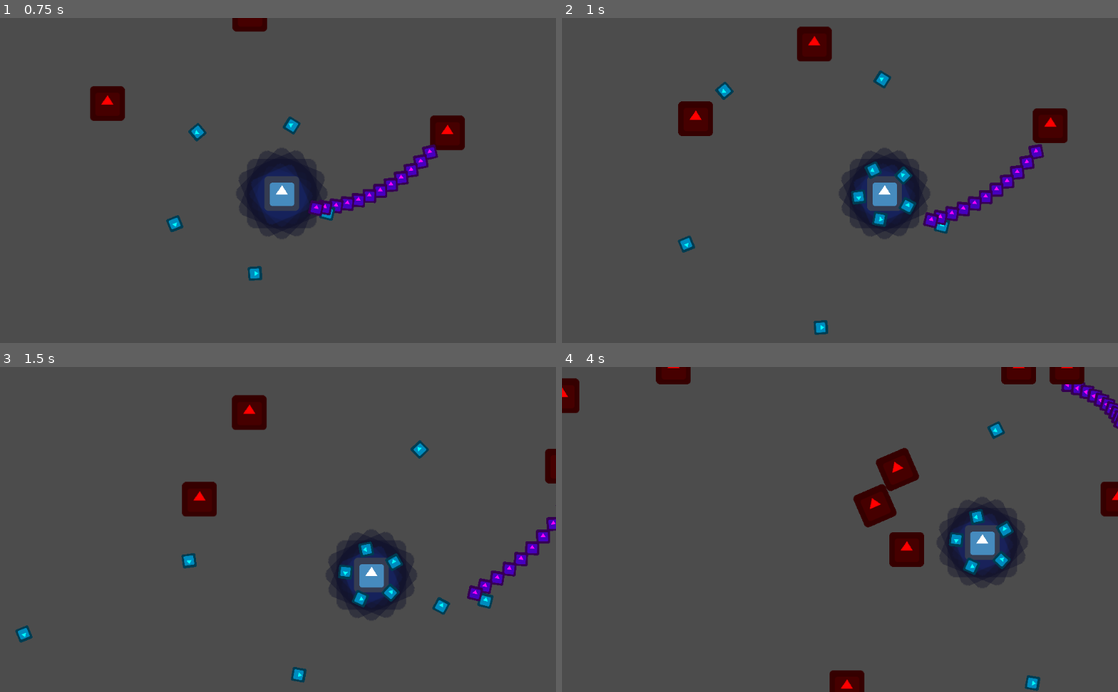
Above: before the commit, frames 1-4 (two rows, left to right).
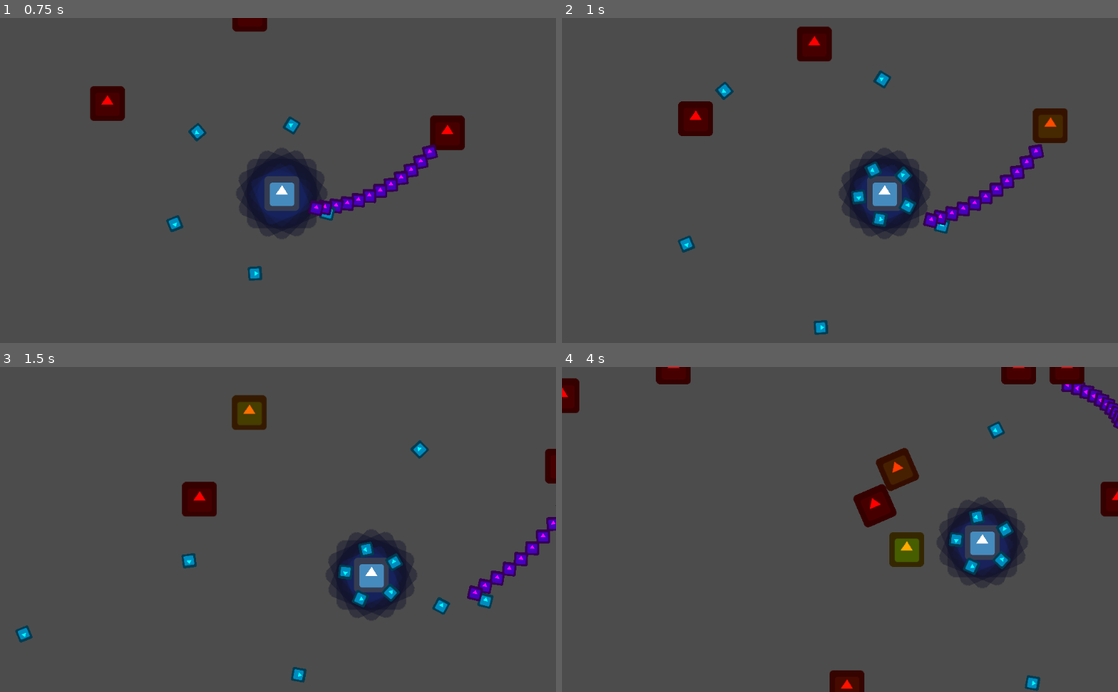
Above: after the commit, the same moments.

Repository: franxz/proto-top-down
Game: Godot game, scene res://scenes/test-map/TestMap.tscn
Two runs of this game, one before a commit and one after it. Both use one fixed random seed, a clock stepped at 60 frames per second and the inputs below. The engine's default icon, where the game draws it, is replaced by a stand-in: a white triangle on a blue panel in a dark square.
Inputs:
- Up to frame 1 (0.75 s): hold Right (ui_right) from 0.53 s (still down)
- Up to frame 2 (1 s): keep holding Right (ui_right)
- Up to frame 3 (1.5 s): release Right (ui_right) at 1.28 s; hold Down (ui_down) from 1.28 s (still down)
- Up to frame 4 (4 s): release Down (ui_down) at 2.03 s; hold Right (ui_right) 2.03-2.78 s; hold Up (ui_up) 2.78-3.53 s; hold Left (ui_left) from 3.53 s (still down)

Frame 1 is identical in both runs. In frame 2, 0.3% of the frame differs, in the area x 85-91%, y 29-37%; in frame 3, 0.6%; in frame 4, 1.0%, in the area x 57-66%, y 27-62%.

Commit message:
Add take_damage animation to the Enemy

Diff:
--- a/scenes/enemy/Enemy.gd
+++ b/scenes/enemy/Enemy.gd
@@ -1,10 +1,11 @@
 extends RigidBody2D
-
-onready var sprite_node : Sprite = get_node("Sprite")
 
 var max_health := 3
 var current_health := max_health
 var steer_agent = SteeringBehaviorsAgent.new()
+
+onready var sprite_node : Sprite = get_node("Sprite")
+onready var animation_node : AnimationPlayer = get_node("AnimationPlayer")
 
 func init(position_: Vector2) -> void:
   position = position_
@@ -24,6 +25,7 @@
 
 
 func take_damage(impulse: Vector2) -> void:
+  animation_node.play("take_damage")
   apply_central_impulse(impulse)
   current_health -= 1
   if current_health <= 0:
--- a/scenes/enemy/Enemy.tscn
+++ b/scenes/enemy/Enemy.tscn
@@ -1,10 +1,40 @@
-[gd_scene load_steps=4 format=2]
+[gd_scene load_steps=6 format=2]
 
 [ext_resource path="res://icon.png" type="Texture" id=1]
 [ext_resource path="res://scenes/enemy/Enemy.gd" type="Script" id=2]
 
 [sub_resource type="RectangleShape2D" id=1]
 extents = Vector2( 30, 30 )
+
+[sub_resource type="Animation" id=2]
+length = 0.001
+tracks/0/type = "value"
+tracks/0/path = NodePath("Sprite:modulate")
+tracks/0/interp = 1
+tracks/0/loop_wrap = true
+tracks/0/imported = false
+tracks/0/enabled = true
+tracks/0/keys = {
+"times": PoolRealArray( 0 ),
+"transitions": PoolRealArray( 1 ),
+"update": 0,
+"values": [ Color( 1, 0, 0, 1 ) ]
+}
+
+[sub_resource type="Animation" id=4]
+resource_name = "take_damage"
+tracks/0/type = "value"
+tracks/0/path = NodePath("Sprite:modulate")
+tracks/0/interp = 1
+tracks/0/loop_wrap = true
+tracks/0/imported = false
+tracks/0/enabled = true
+tracks/0/keys = {
+"times": PoolRealArray( 0, 1 ),
+"transitions": PoolRealArray( 0.267943, 1 ),
+"update": 0,
+"values": [ Color( 1, 0.866667, 0, 1 ), Color( 1, 0, 0, 1 ) ]
+}
 
 [node name="Enemy" type="RigidBody2D"]
 gravity_scale = 0.0
@@ -16,3 +46,7 @@
 
 [node name="CollisionShape2D" type="CollisionShape2D" parent="."]
 shape = SubResource( 1 )
+
+[node name="AnimationPlayer" type="AnimationPlayer" parent="."]
+anims/RESET = SubResource( 2 )
+anims/take_damage = SubResource( 4 )
